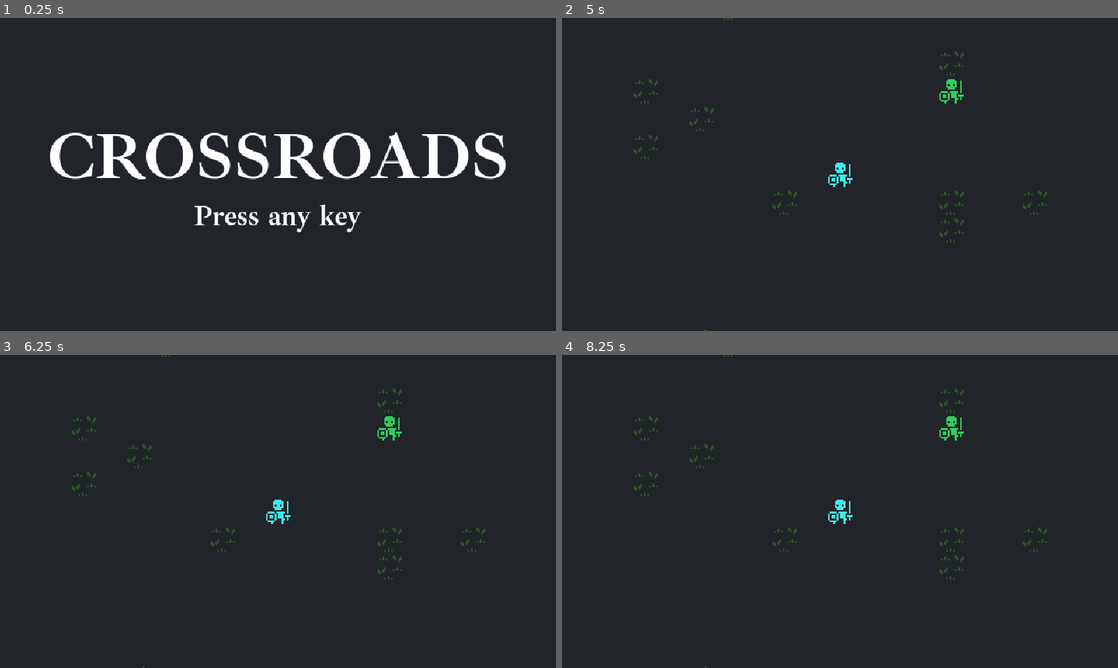
Above: before the commit, frames 1-4 (two rows, left to right).
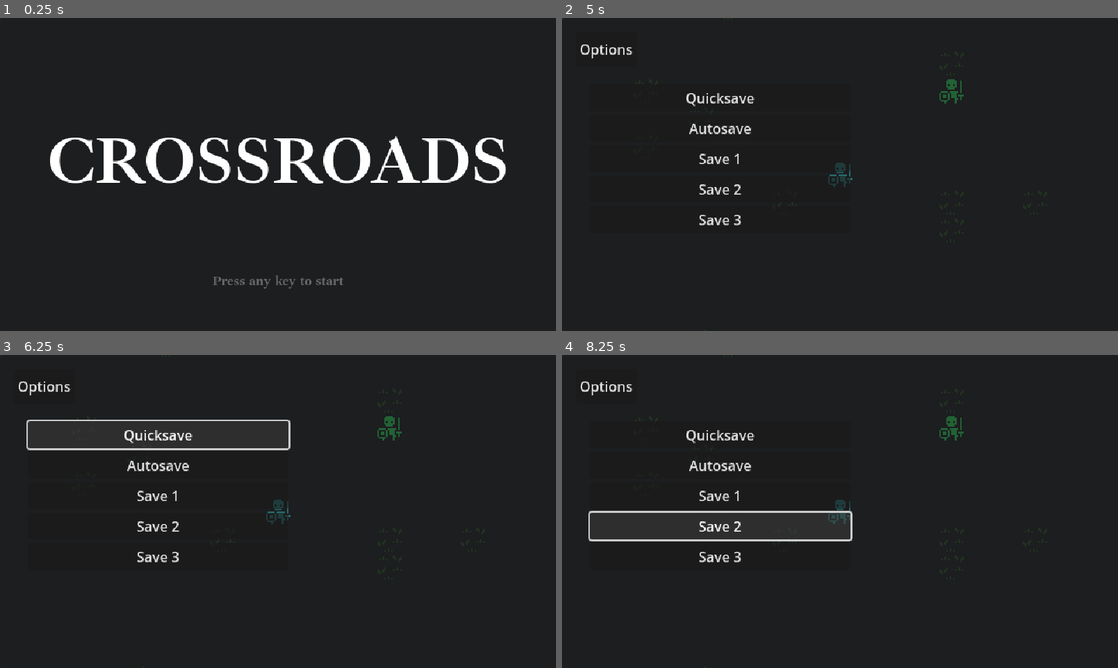
Above: after the commit, the same moments.

Repository: lilytastic/godot-roguelike
Game: Godot game, scene res://title/title.tscn
Same seed, same stepped clock (60 frames per second), same inputs: the game is played once before the commit and once after it.
Inputs (mouse positions are in pixels of both pictures, inside the frame that each line leads up to):
- Up to frame 1 (0.25 s): no input
- Up to frame 2 (5 s): tap Enter at 0.5 s; hold D (move_right) 0.53-1.25 s; click (689, 196) at 1.25 s, where only the run after the commit has a clickable "New Game"; tap Space at 2 s; hold S (move_down) 2.03-2.78 s; hold D (move_right) 2.78-3.53 s; hold W (move_up) 3.53-4.28 s; hold A (move_left) from 4.28 s (still down); tap Escape (open_system_menu, bound only after the commit) at 4.9 s
- Up to frame 3 (6.25 s): release A (move_left) at 5 s; click (44, 386) at 5 s, where only the run after the commit has a clickable "Options"; click (155, 433) at 5.75 s, where only the run after the commit has a clickable "Quicksave"
- Up to frame 4 (8.25 s): click (717, 464) at 6.5 s, where only the run after the commit has a clickable "Autosave"; click (717, 495) at 7.25 s, where only the run after the commit has a clickable "Save 1"; click (717, 527) at 8 s, where only the run after the commit has a clickable "Save 2"

The runs differ from the first frame. In frame 1, 4.8% of the frame differs, in the area x 9-91%, y 36-87%; in frame 2, 1.5%; in frame 3, 2.1%; in frame 4, 2.2%.

Commit message:
proper start menu

Diff:
--- a/Game/game.tscn
+++ b/Game/game.tscn
@@ -1,9 +1,10 @@
-[gd_scene load_steps=7 format=3 uid="uid://tnnobbxmjsst"]
+[gd_scene load_steps=8 format=3 uid="uid://tnnobbxmjsst"]
 
 [ext_resource type="Script" path="res://game/game.gd" id="1_4nfvf"]
 [ext_resource type="PackedScene" uid="uid://c85krcwtqo3rc" path="res://game/map_view.tscn" id="2_ly086"]
 [ext_resource type="PackedScene" uid="uid://dabn80pt603jc" path="res://game/actor.tscn" id="3_h3nby"]
 [ext_resource type="Theme" uid="uid://bfoqpkkix7gdf" path="res://normal.tres" id="4_jy1my"]
+[ext_resource type="Script" path="res://game/system_menu.gd" id="4_q6bec"]
 [ext_resource type="PackedScene" uid="uid://uo48yikfpeo8" path="res://game/save_slots.tscn" id="5_85rkj"]
 [ext_resource type="PackedScene" uid="uid://ddvx4ua2hhl4j" path="res://game/menu_bar.tscn" id="5_shlem"]
 
@@ -20,9 +21,18 @@
 metadata/blueprint = "ghoul"
 
 [node name="CanvasLayer" type="CanvasLayer" parent="."]
-visible = false
 
-[node name="Panel" type="Panel" parent="CanvasLayer"]
+[node name="System Menu" type="Control" parent="CanvasLayer"]
+layout_mode = 3
+anchors_preset = 15
+anchor_right = 1.0
+anchor_bottom = 1.0
+grow_horizontal = 2
+grow_vertical = 2
+script = ExtResource("4_q6bec")
+
+[node name="Panel" type="Panel" parent="CanvasLayer/System Menu"]
+layout_mode = 1
 anchors_preset = 15
 anchor_right = 1.0
 anchor_bottom = 1.0
@@ -32,7 +42,7 @@
 size_flags_vertical = 3
 theme = ExtResource("4_jy1my")
 
-[node name="Main" type="Control" parent="CanvasLayer/Panel"]
+[node name="MarginContainer" type="MarginContainer" parent="CanvasLayer/System Menu/Panel"]
 layout_mode = 1
 anchors_preset = 15
 anchor_right = 1.0
@@ -40,30 +50,22 @@
 grow_horizontal = 2
 grow_vertical = 2
 
-[node name="MarginContainer" type="MarginContainer" parent="CanvasLayer/Panel/Main"]
-layout_mode = 1
-anchors_preset = 15
-anchor_right = 1.0
-anchor_bottom = 1.0
-grow_horizontal = 2
-grow_vertical = 2
-
-[node name="VBoxContainer" type="VBoxContainer" parent="CanvasLayer/Panel/Main/MarginContainer"]
+[node name="VBoxContainer" type="VBoxContainer" parent="CanvasLayer/System Menu/Panel/MarginContainer"]
 layout_mode = 2
 
-[node name="MenuBar" parent="CanvasLayer/Panel/Main/MarginContainer/VBoxContainer" instance=ExtResource("5_shlem")]
+[node name="MenuBar" parent="CanvasLayer/System Menu/Panel/MarginContainer/VBoxContainer" instance=ExtResource("5_shlem")]
 layout_mode = 2
 
-[node name="ScrollContainer" type="ScrollContainer" parent="CanvasLayer/Panel/Main/MarginContainer/VBoxContainer"]
+[node name="ScrollContainer" type="ScrollContainer" parent="CanvasLayer/System Menu/Panel/MarginContainer/VBoxContainer"]
 layout_mode = 2
 size_flags_vertical = 3
 
-[node name="MarginContainer" type="MarginContainer" parent="CanvasLayer/Panel/Main/MarginContainer/VBoxContainer/ScrollContainer"]
+[node name="MarginContainer" type="MarginContainer" parent="CanvasLayer/System Menu/Panel/MarginContainer/VBoxContainer/ScrollContainer"]
 layout_mode = 2
 size_flags_horizontal = 0
 size_flags_vertical = 3
 
-[node name="SaveSlots" parent="CanvasLayer/Panel/Main/MarginContainer/VBoxContainer/ScrollContainer/MarginContainer" instance=ExtResource("5_85rkj")]
+[node name="SaveSlots" parent="CanvasLayer/System Menu/Panel/MarginContainer/VBoxContainer/ScrollContainer/MarginContainer" instance=ExtResource("5_85rkj")]
 custom_minimum_size = Vector2(300, 0)
 layout_mode = 2
 size_flags_horizontal = 1
--- a/engine/classes/entity.gd
+++ b/engine/classes/entity.gd
@@ -13,7 +13,7 @@
 			map_changed.emit(location.map)
 
 var position: Vector2:
-		get: return location.position if location.position else Vector2(0,0)
+		get: return location.position
 		set(value):
 			location.position = value
 
--- a/game/map_view.gd
+++ b/game/map_view.gd
@@ -17,9 +17,7 @@
 
 
 func _ready():
-	_assign_entities()
-	_init_map(map)
-	_clear_uncast_children()
+	_init_player(Global.player)
 
 	Global.ecs.entity_added.connect(
 		func(value: Entity):
@@ -28,19 +26,27 @@
 	)
 	Global.player_changed.connect(
 		func(value: Entity):
-			player = value
 			print('new player ', value)
-			_init_map(player.map)
-			print('actors', actors)
-			for child in get_children():
-				if (child.entity and child.entity.map != map):
-					print('assign ' + str(child.entity.uuid) + ' to map: ' + map)
-					child.entity.map = map
-			_clear_uncast_children()
+			_init_player(Global.player)
 	)
 
+func _init_player(player: Entity) -> void:
+	player = Global.player
 
-func _assign_entities():
+	_cast_actors()
+	if player:
+		_init_map(player.map)
+		_assign_children_to_current_map()
+	_clear_uncast_children()
+
+func _assign_children_to_current_map():
+	for child in get_children():
+		if (child.entity and child.entity.map != map):
+			print('assign ' + str(child.entity.uuid) + ' to map: ' + map)
+			child.entity.map = map
+
+
+func _cast_actors():
 	print('get_children() ', get_children())
 	for child in get_children():
 		if (!child.entity):
--- a/game/save_slots.gd
+++ b/game/save_slots.gd
@@ -4,21 +4,21 @@
 var mode := 'load'
 
 func _init() -> void:
-	var quicksave = _create()
-	quicksave.text = 'Quicksave'
-	quicksave.path = 'user://%s.save' % 'quicksave'
-	var autosave = _create()
-	autosave.text = 'Autosave'
-	autosave.path = 'user://%s.save' % 'autosave'
+	var quicksave = _create_slot('quicksave', 'Quicksave')
+	var autosave = _create_slot('autosave', 'Autosave')
 	for n in 3:
-		var slot = _create()
-		slot.text = 'Save ' + str(n + 1)
-		slot.path = 'user://%s.save' % ('save' + str(n+1))
+		var num = str(n+1)
+		var slot = _create_slot('save' + num, 'Save ' + num)
 
-func _create(slot := slot_scene.instantiate()) -> SaveSlot:
+
+func _create_slot(path: String, type: String):
+	var slot = slot_scene.instantiate()
+	slot.text = type
+	slot.path = 'user://%s.save' % path
+	slot.slot_clicked.connect(func(path: String): _select(path))
 	add_child(slot)
-	slot.slot_clicked.connect(func(path: String): _select(path))
 	return slot
+
 
 func _select(path: String):
 	match mode:
--- /dev/null
+++ b/game/system_menu.gd
@@ -0,0 +1,21 @@
+extends Control
+
+var isOpen:
+	get: return visible
+
+
+func _init():
+	visible = false
+
+
+func _input(event: InputEvent):
+	if event.is_action_pressed('open_system_menu'):
+		visible = !visible
+
+
+func _unhandled_input(event: InputEvent):
+	if !visible:
+		return
+
+	# When UI is open, consume all inputs
+	get_viewport().set_input_as_handled()
--- a/project.godot
+++ b/project.godot
@@ -64,6 +64,11 @@
 "events": [Object(InputEventKey,"resource_local_to_scene":false,"resource_name":"","device":-1,"window_id":0,"alt_press …(190 unchanged characters)…
 ]
 }
+open_system_menu={
+"deadzone": 0.5,
+"events": [Object(InputEventKey,"resource_local_to_scene":false,"resource_name":"","device":-1,"window_id":0,"alt_pressed":false,"shift_pressed":false,"ctrl_pressed":false,"meta_pressed":false,"pressed":false,"keycode":0,"physical_keycode":4194305,"key_label":0,"unicode":0,"location":0,"echo":false,"script":null)
+]
+}
 
 [rendering]
 
--- /dev/null
+++ b/title/flash_element.gd
@@ -0,0 +1,8 @@
+extends Control
+
+func _process(time: float) -> void:
+	var min = 0.0
+	var max = 1.0
+	var diff = (max - min) / 2.0
+	var speed = 0.003
+	modulate = Color(1, 1, 1, (min + diff) + sin(Time.get_ticks_msec() * speed) * diff)
--- a/title/title.gd
+++ b/title/title.gd
@@ -1,6 +1,36 @@
 extends Node2D
+
+var showMenu = false
+
+func _ready():
+	_set_menu(false)
+	%'New Game'.pressed.connect(
+		func():
+			_start_game()
+	)
 
 func _unhandled_input(event: InputEvent) -> void:
 	if event is InputEventKey and event.is_released():
-		get_tree().change_scene_to_file('res://game/game.tscn')
+		# _start_game()
+		_set_menu(true)
+
 		return
+
+	if !showMenu:
+		return
+
+
+func _start_game():
+	Global.new_game()
+	get_tree().change_scene_to_file('res://game/game.tscn')
+
+func _set_menu(isOpen: bool) -> void:
+	var splash = $'CanvasLayer/Panel/Splash Menu'
+	var aside = $'CanvasLayer/Panel/Aside Menu'
+	if isOpen:
+		splash.visible = false
+		aside.visible = true
+	else:
+		splash.visible = true
+		aside.visible = false
+	showMenu = isOpen
--- a/title/title.tscn
+++ b/title/title.tscn
@@ -1,7 +1,8 @@
-[gd_scene load_steps=4 format=3 uid="uid://bnyqe0l05hxxr"]
+[gd_scene load_steps=5 format=3 uid="uid://bnyqe0l05hxxr"]
 
 [ext_resource type="Script" path="res://title/title.gd" id="1_23huy"]
 [ext_resource type="Theme" uid="uid://cqfyqanbgls4b" path="res://display.tres" id="1_psldp"]
+[ext_resource type="Script" path="res://title/flash_element.gd" id="3_i8ltf"]
 
 [sub_resource type="Theme" id="Theme_drivx"]
 VBoxContainer/constants/separation = 0
@@ -12,19 +13,35 @@
 [node name="CanvasLayer" type="CanvasLayer" parent="."]
 follow_viewport_enabled = true
 
-[node name="VBoxContainer" type="VBoxContainer" parent="CanvasLayer"]
+[node name="Panel" type="Panel" parent="CanvasLayer"]
 anchors_preset = 15
 anchor_right = 1.0
 anchor_bottom = 1.0
 grow_horizontal = 2
 grow_vertical = 2
-size_flags_horizontal = 3
-size_flags_vertical = 3
-theme = SubResource("Theme_drivx")
-alignment = 1
 
-[node name="Title" type="RichTextLabel" parent="CanvasLayer/VBoxContainer"]
-layout_mode = 2
+[node name="Splash Menu" type="Control" parent="CanvasLayer/Panel"]
+visible = false
+layout_mode = 1
+anchors_preset = 15
+anchor_right = 1.0
+anchor_bottom = 1.0
+grow_horizontal = 2
+grow_vertical = 2
+
+[node name="Title" type="RichTextLabel" parent="CanvasLayer/Panel/Splash Menu"]
+layout_mode = 1
+anchors_preset = 8
+anchor_left = 0.5
+anchor_top = 0.5
+anchor_right = 0.5
+anchor_bottom = 0.5
+offset_left = -320.0
+offset_top = -63.0
+offset_right = 320.0
+offset_bottom = 32.0
+grow_horizontal = 2
+grow_vertical = 2
 size_flags_horizontal = 3
 theme = ExtResource("1_psldp")
 theme_override_font_sizes/normal_font_size = 75
@@ -33,12 +50,72 @@
 text = "[center][b]CROSSROADS[/b][/center]"
 fit_content = true
 
-[node name="Instructions" type="RichTextLabel" parent="CanvasLayer/VBoxContainer"]
+[node name="Instructions" type="RichTextLabel" parent="CanvasLayer/Panel/Splash Menu"]
+layout_mode = 1
+anchors_preset = 7
+anchor_left = 0.5
+anchor_top = 1.0
+anchor_right = 0.5
+anchor_bottom = 1.0
+offset_left = -320.0
+offset_top = -69.0
+offset_right = 320.0
+offset_bottom = -28.0
+grow_horizontal = 2
+grow_vertical = 0
+size_flags_horizontal = 3
+theme = ExtResource("1_psldp")
+theme_override_font_sizes/normal_font_size = 16
+theme_override_font_sizes/bold_font_size = 16
+bbcode_enabled = true
+text = "[center][b]Press any key to start[/b][/center]"
+fit_content = true
+script = ExtResource("3_i8ltf")
+
+[node name="Aside Menu" type="Control" parent="CanvasLayer/Panel"]
+layout_mode = 1
+anchor_bottom = 1.0
+offset_left = 47.0
+offset_right = 251.0
+grow_vertical = 2
+
+[node name="VBoxContainer" type="VBoxContainer" parent="CanvasLayer/Panel/Aside Menu"]
+layout_mode = 1
+anchors_preset = 14
+anchor_top = 0.5
+anchor_right = 1.0
+anchor_bottom = 0.5
+offset_top = -63.0
+offset_bottom = 111.0
+grow_horizontal = 2
+grow_vertical = 2
+size_flags_horizontal = 3
+size_flags_vertical = 3
+theme = SubResource("Theme_drivx")
+alignment = 1
+
+[node name="New Game" type="Button" parent="CanvasLayer/Panel/Aside Menu/VBoxContainer"]
+unique_name_in_owner = true
 layout_mode = 2
+text = "New Game"
+
+[node name="Title" type="RichTextLabel" parent="CanvasLayer/Panel/Aside Menu"]
+layout_mode = 1
+anchors_preset = 8
+anchor_left = 0.5
+anchor_top = 0.5
+anchor_right = 0.5
+anchor_bottom = 0.5
+offset_left = -121.0
+offset_top = -130.0
+offset_right = 118.0
+offset_bottom = -89.0
+grow_horizontal = 2
+grow_vertical = 2
 size_flags_horizontal = 3
 theme = ExtResource("1_psldp")
 theme_override_font_sizes/normal_font_size = 32
 theme_override_font_sizes/bold_font_size = 32
 bbcode_enabled = true
-text = "[center][b]Press any key[/b][/center]"
+text = "[center][b]CROSSROADS[/b][/center]"
 fit_content = true
